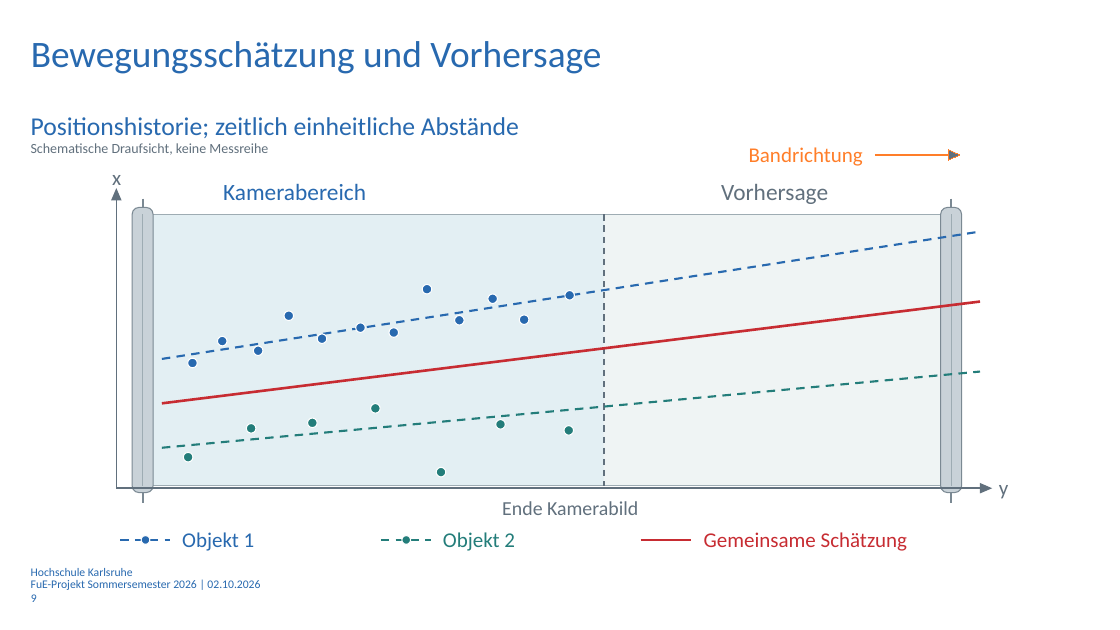
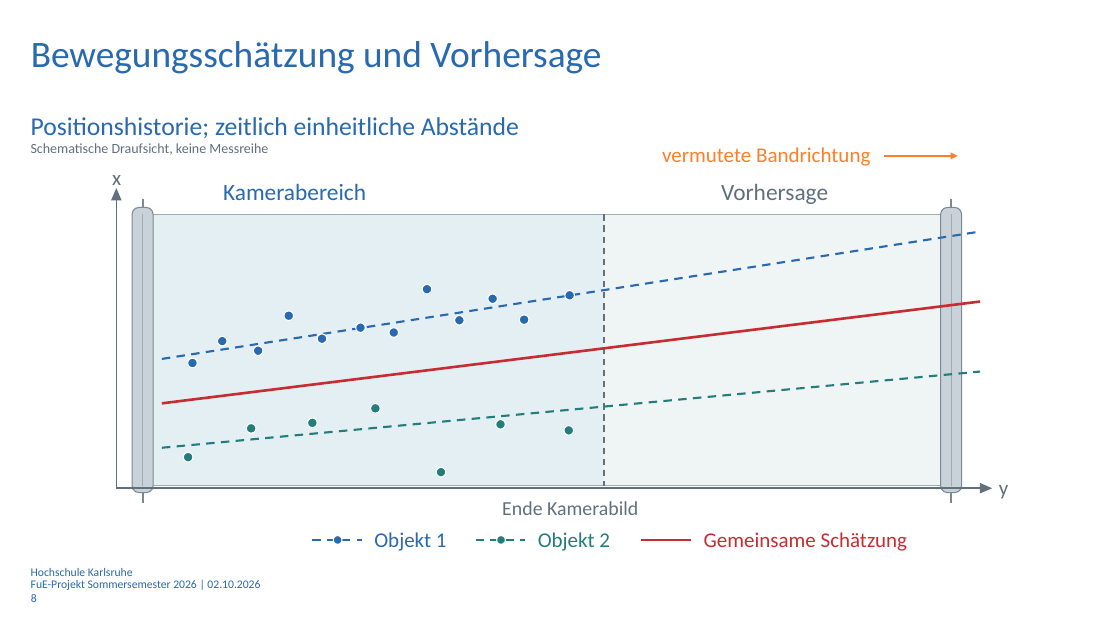
Before and after one commit to Luze212/roboter_tetris, a slide deck: slide 8 of Projektbericht/Presentation/Abschlussprasentation_RoboterTetris_V01_3.pptx (slide 9 before the commit). Drawn at 1120x630 pixels with LibreOffice and Linux fonts; fonts in the diff are those of the drawing; background and template pictures are left out. Boxes give left, top, right and bottom in pixels: in the first picture for what was removed or moved away, otherwise in the second. Text is boxed around its words. In the diff, an @@ line names an element or a change of style, - is before the commit and + after.

```diff
--- a/Projektbericht/Presentation/Abschlussprasentation_RoboterTetris_V01_3.pptx
+++ b/Projektbericht/Presentation/Abschlussprasentation_RoboterTetris_V01_3.pptx
@@ text at [662, 147, 870, 166]: text changed @@
-Bandrichtung
+vermutete Bandrichtung
@@ freeform shape removed at [875, 155, 950, 155] @@
@@ arrow added from (884, 156) to (958, 156), #FF7E29 1.5 pt @@
@@ freeform shape removed at [949, 150, 960, 160] @@
@@ 1 text, 1 freeform shape, 1 ellipse: place and size @@
-1 text, 1 freeform shape, 1 ellipse at [381, 532, 515, 551]
+1 text, 1 freeform shape, 1 ellipse at [476, 532, 610, 551]
@@ 1 text, 1 ellipse, 1 freeform shape: place and size @@
-1 text, 1 ellipse, 1 freeform shape at [120, 532, 255, 551]
+1 text, 1 ellipse, 1 freeform shape at [313, 532, 447, 551]
@@ page number at [31, 594, 37, 602]: text changed @@
-9
+8
```
Also in this commit, not shown: 10 other slides changed, 2 slides added, 3 other files.
